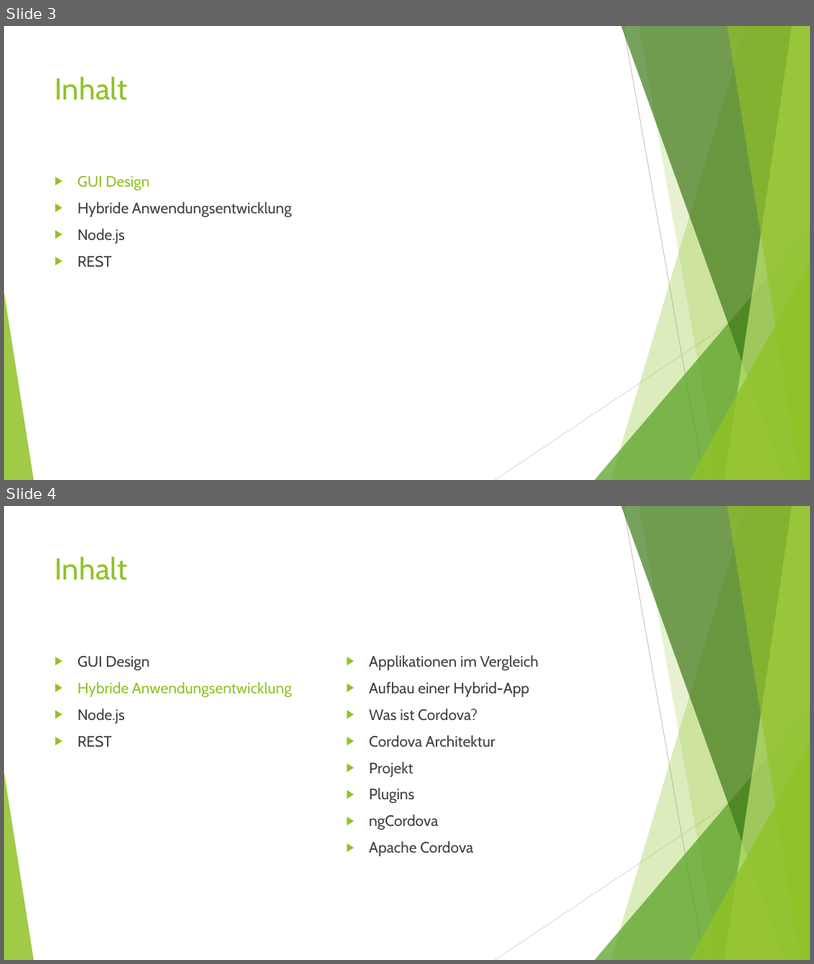
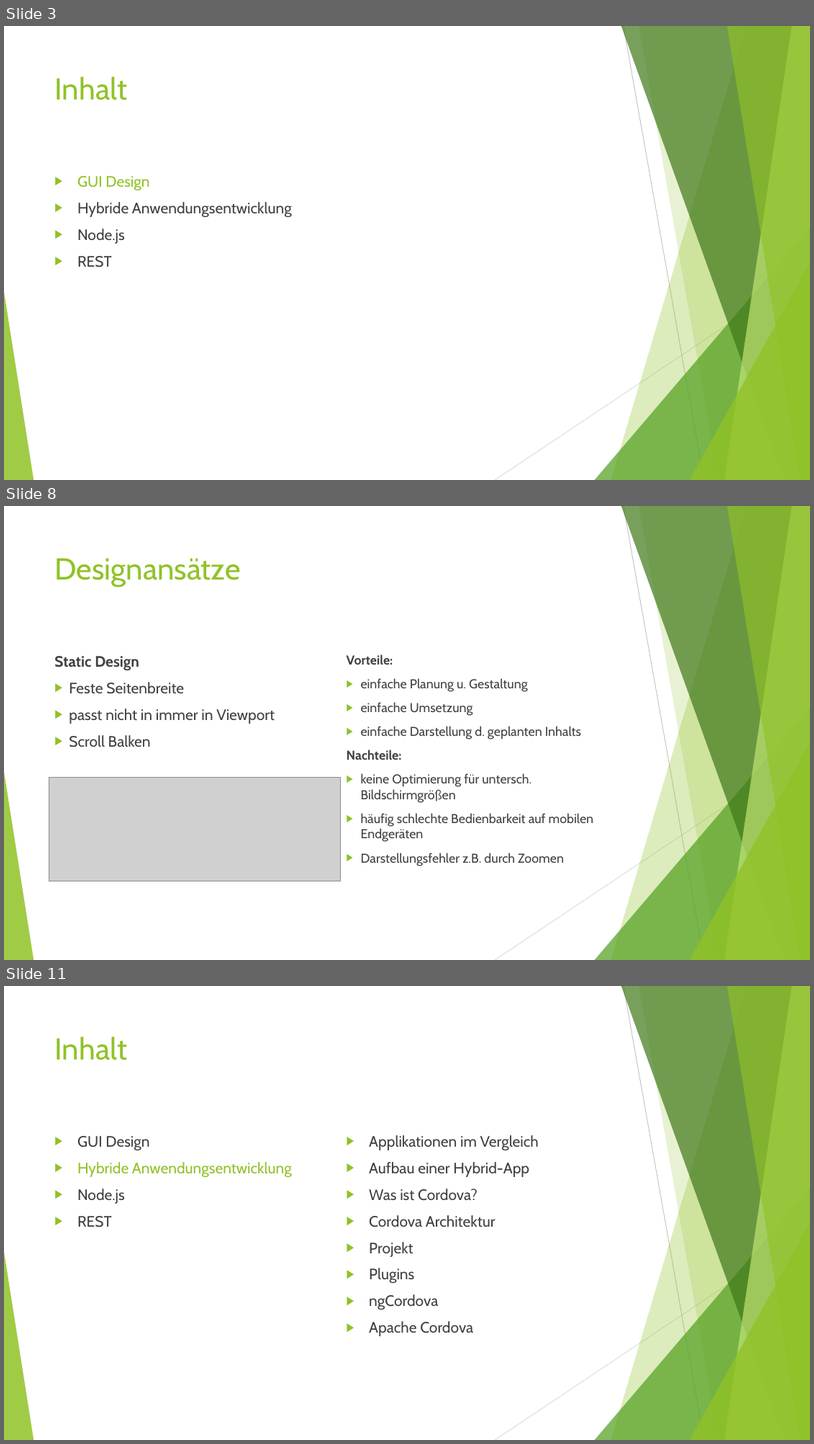
Before and after one commit to Ufo391/KSWE_DOKU, a slide deck: Vortrag/Mobile Anwendungsentwicklung.ppt. Shown one above the other, each under a label of ours: slides 3 and 4 before the commit, slides 3, 8 and 11 after it; the slides between them are not shown. The pictures are 814x964 and 814x1444 pixels, drawn with LibreOffice and Linux fonts; fonts in the diff are those of the drawing; grey boxes stand for pictures. Boxes give left, top, right and bottom in pixels: in the first picture for what was removed or moved away, otherwise in the second. Text is boxed around its words. In the diff, an @@ line names an element or a change of style, - is before the commit and + after.

```diff
--- a/Vortrag/Mobile Anwendungsentwicklung.ppt
+++ b/Vortrag/Mobile Anwendungsentwicklung.ppt
@@ slide 8 added at (x1=4, y1=506, x2=810, y2=960), background #FFFFFF; not listed: 10 template elements that a slide beside it also shows @@
@@ title added at (x1=55, y1=558, x2=241, y2=587), 36 pt, text #90C226 @@
+Designansätze
@@ text added at (x1=54, y1=656, x2=275, y2=747), 18 pt, text #404040 @@
+Static Design
+▶ Feste Seitenbreite
+▶ passt nicht in immer in Viewport
+▶ Scroll Balken
@@ text added at (x1=347, y1=654, x2=594, y2=866), 15.3 pt, text #404040 @@
+Vorteile:
+▶ einfache Planung u. Gestaltung
+▶ einfache Umsetzung
+▶ einfache Darstellung d. geplanten Inhalts
+Nachteile:
+▶ keine Optimierung für untersch. Bildschirmgrößen
+▶ häufig schlechte Bedienbarkeit auf mobilen Endgeräten
+▶ Darstellungsfehler z.B. durch Zoomen
@@ picture added at (x1=49, y1=777, x2=340, y2=880) @@
@@ what was slide 4 is now slide 11 @@
```
Also in this commit, not shown: 10 other slides added, 3 slides removed.
